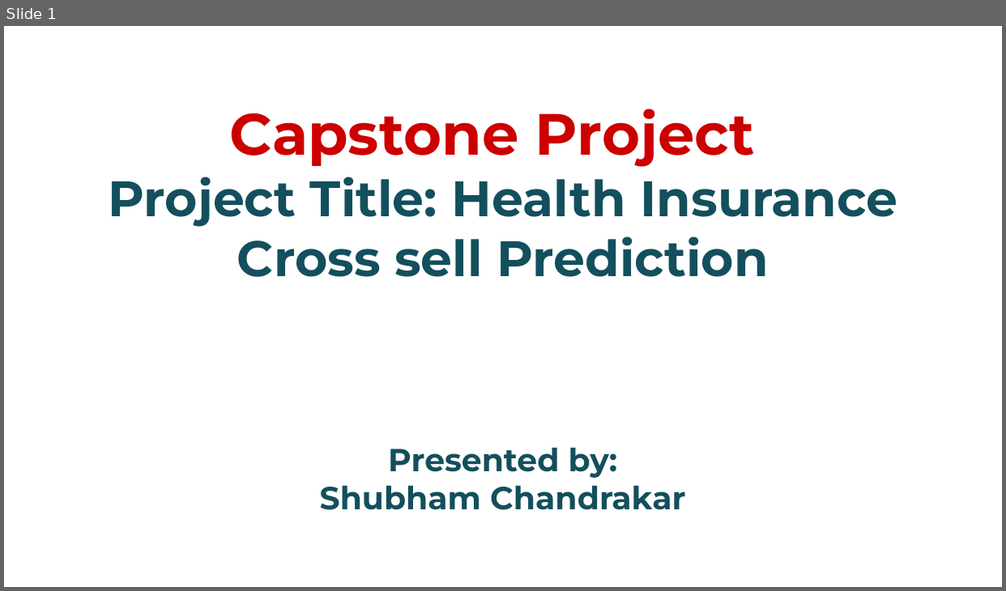
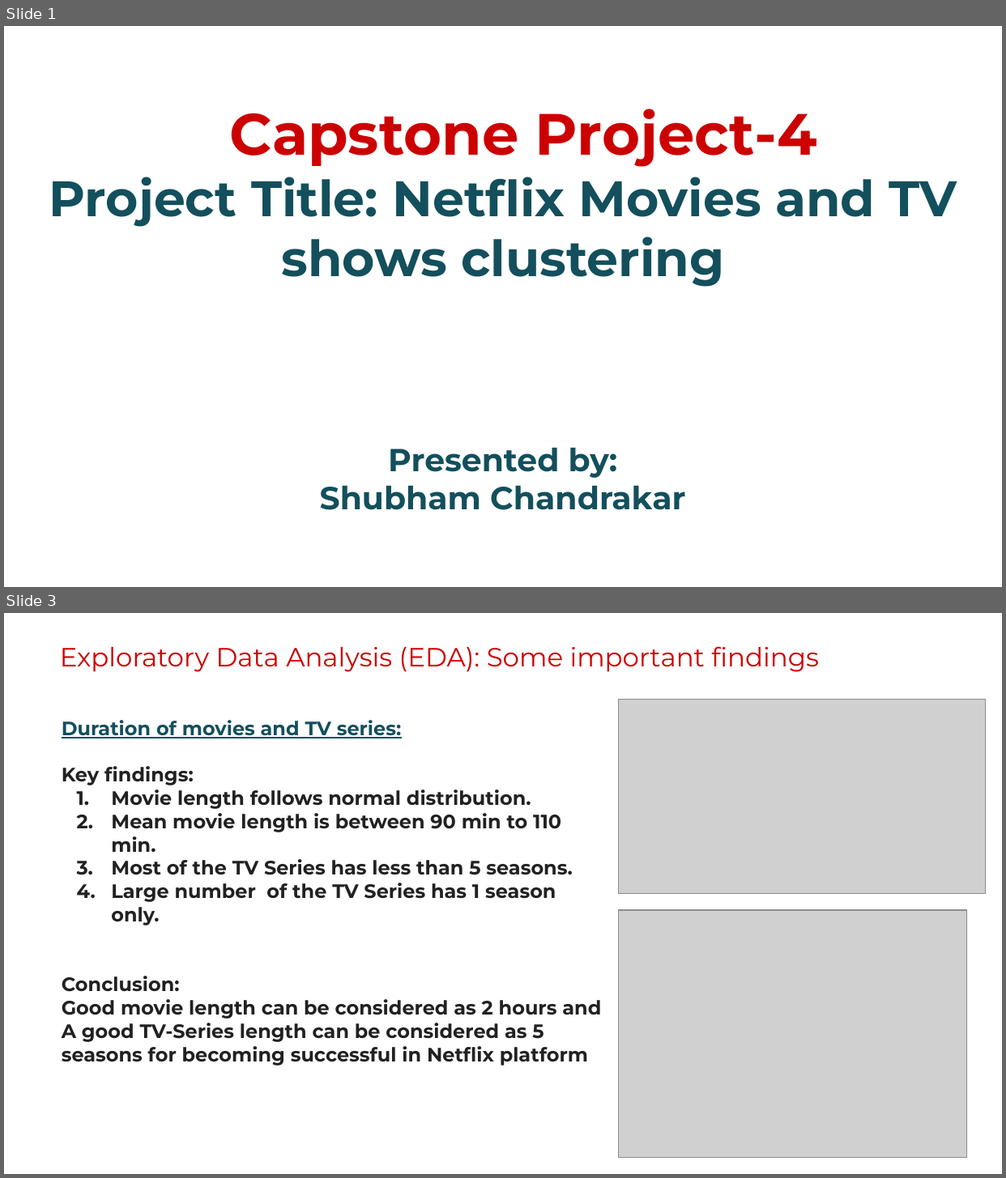
Before and after one commit to chandrakar-shubham/health-insurance-cross-sell-prediction, a slide deck: Project_presentation.pptx. Shown one above the other, each under a label of ours: slide 1 before the commit, slides 1 and 3 after it; the slides between them are not shown. The pictures are 1006x591 and 1006x1178 pixels, drawn with LibreOffice and Linux fonts; fonts in the diff are those of the drawing; grey boxes stand for pictures; background and template pictures are left out. Boxes give left, top, right and bottom in pixels: in the first picture for what was removed or moved away, otherwise in the second. Text is boxed around its words. In the diff, an @@ line names an element or a change of style, - is before the commit and + after.

```diff
--- a/Project_presentation.pptx
+++ b/Project_presentation.pptx
@@ slide 3 added at (4, 613, 1002, 1174), background #FFFFFF @@
@@ text added at (60, 646, 819, 672), 19 pt, text #CC0000 @@
+Exploratory Data Analysis (EDA): Some important findings
@@ picture added at (619, 700, 985, 894) @@
@@ text added at (62, 720, 601, 1066), 14 pt, text #212121, bold @@
+Duration of movies and TV series:
+Key findings:
+1. Movie length follows normal distribution.
+2. Mean movie length is between 90 min to 110 min.
+3. Most of the TV Series has less than 5 seasons.
+4. Large number of the TV Series has 1 season only.
+Conclusion:
+Good movie length can be considered as 2 hours and A good TV-Series length can be considered as 5 seasons for becoming successful in Netflix platform
@@ picture added at (619, 910, 967, 1158) @@
@@ slide 1 changed as well @@
@@ title at (49, 109, 957, 287): text changed @@
-Capstone Project
-Project Title: Health Insurance Cross sell Prediction
+Capstone Project-4
+Project Title: Netflix Movies and TV shows clustering
```
Also in this commit, not shown: 15 other slides added, 22 slides removed.
